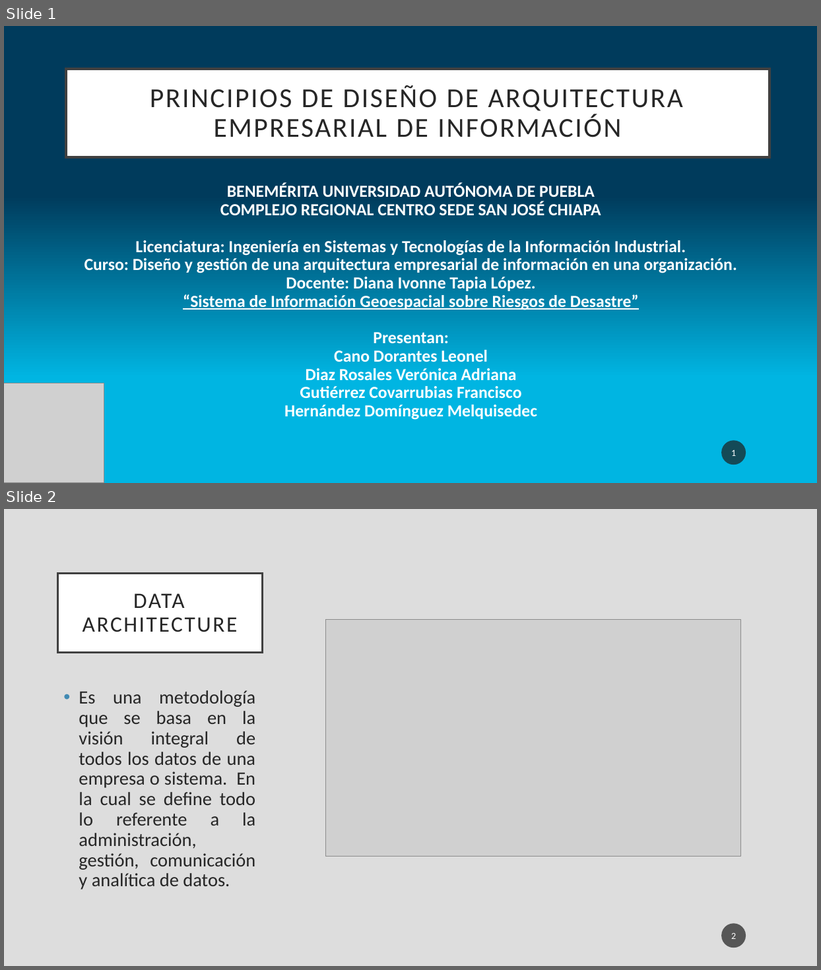
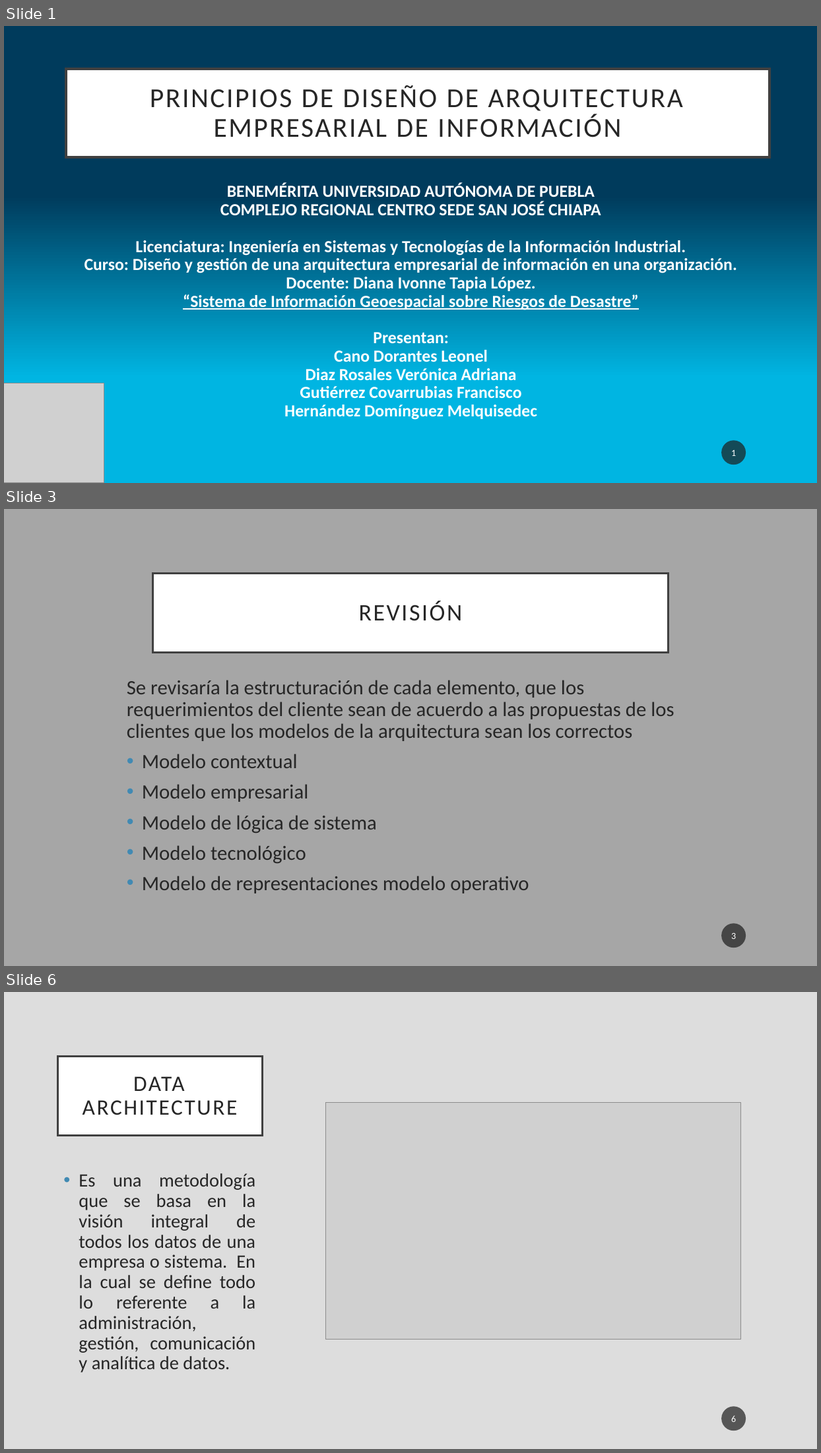
Before and after one commit to LeonelCano/Prueba1, a slide deck: Demanda 8.pptx. Shown one above the other, each under a label of ours: slides 1 and 2 before the commit, slides 1, 3 and 6 after it; the slides between them are not shown. The pictures are 821x970 and 821x1453 pixels, drawn with LibreOffice and Linux fonts; fonts in the diff are those of the drawing; grey boxes stand for pictures. Boxes give left, top, right and bottom in pixels: in the first picture for what was removed or moved away, otherwise in the second. Text is boxed around its words. In the diff, an @@ line names an element or a change of style, - is before the commit and + after.

```diff
--- a/Demanda 8.pptx
+++ b/Demanda 8.pptx
@@ slide 3 added at [4, 509, 817, 966], background #A6A6A6 @@
@@ title added at [153, 573, 668, 652], fill #FFFFFF, outline #404040 2.5 pt, 28 pt, text #262626 @@
+REVISIÓN
@@ text added at [127, 680, 674, 894], 24 pt, text #262626 @@
+Se revisaría la estructuración de cada elemento, que los requerimientos del cliente sean de acuerdo a las propuestas de los clientes que los modelos de la arquitectura sean los correctos
+• Modelo contextual
+• Modelo empresarial
+• Modelo de lógica de sistema
+• Modelo tecnológico
+• Modelo de representaciones modelo operativo
@@ page number added at [722, 923, 746, 948], fill #1D1D1D at 70% opacity, 11 pt, text #FFFFFF @@
+3
@@ what was slide 2 is now slide 6 @@
@@ page number at [731, 1416, 736, 1422]: text changed @@
-2
+6
```
Also in this commit, not shown: 1 slide changed, 9 other slides added, 5 slides removed.
